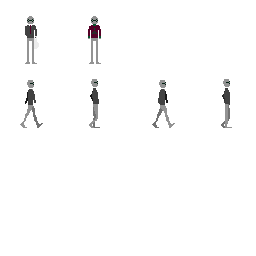
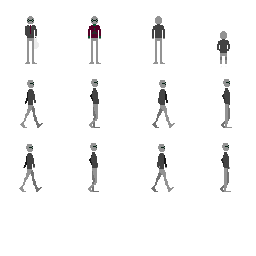
Layer changes from the first 256px x 256px image to the second:
painted on "Layer" over box(19, 16, 231, 192)
